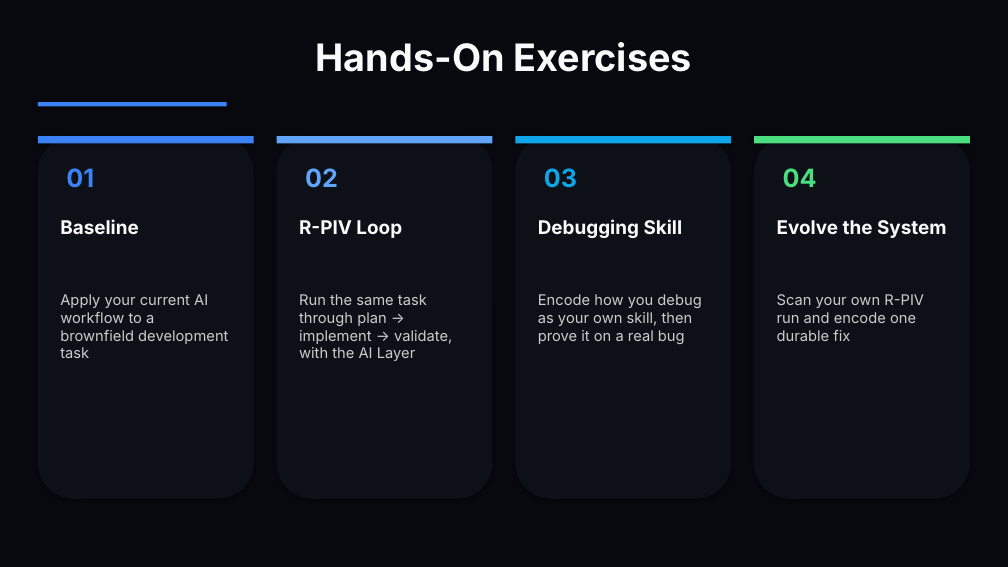
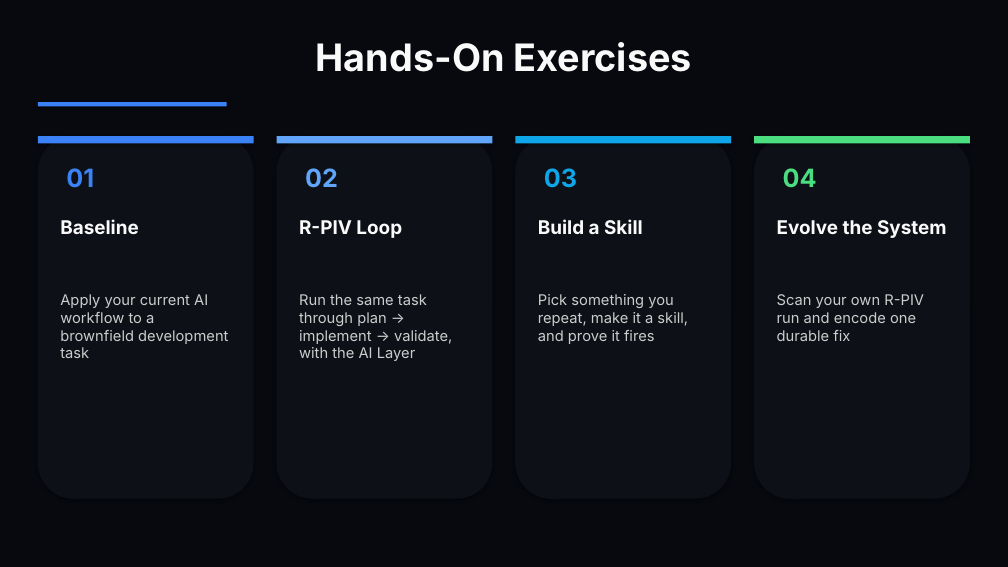
Before and after one commit to dynamous-business/goto-copenhagen-masterclass-resources, a slide deck: slide 6 of slides/agentic-engineering-masterclass-goto-copenhagen-2026.pptx. Drawn at 1008x567 pixels with LibreOffice and Linux fonts; fonts in the diff are those of the drawing. Boxes give left, top, right and bottom in pixels: in the first picture for what was removed or moved away, otherwise in the second. Text is boxed around its words. In the diff, an @@ line names an element or a change of style, - is before the commit and + after.

```diff
--- a/slides/agentic-engineering-masterclass-goto-copenhagen-2026.pptx
+++ b/slides/agentic-engineering-masterclass-goto-copenhagen-2026.pptx
@@ text at (538,219,643,234): text changed @@
-Debugging Skill
+Build a Skill
@@ text at (538,294,688,344): text changed @@
-Encode how you debug as your own skill, then prove it on a real bug
+Pick something you repeat, make it a skill, and prove it fires
```
Also in this commit, not shown: 1 other slide changed.
